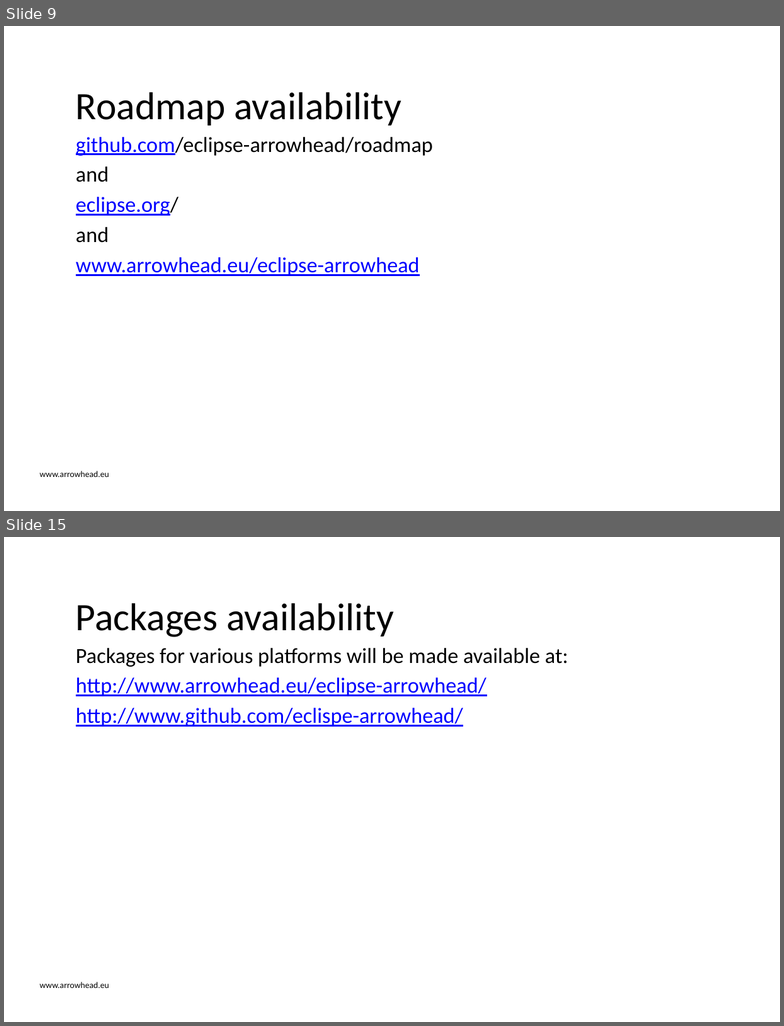
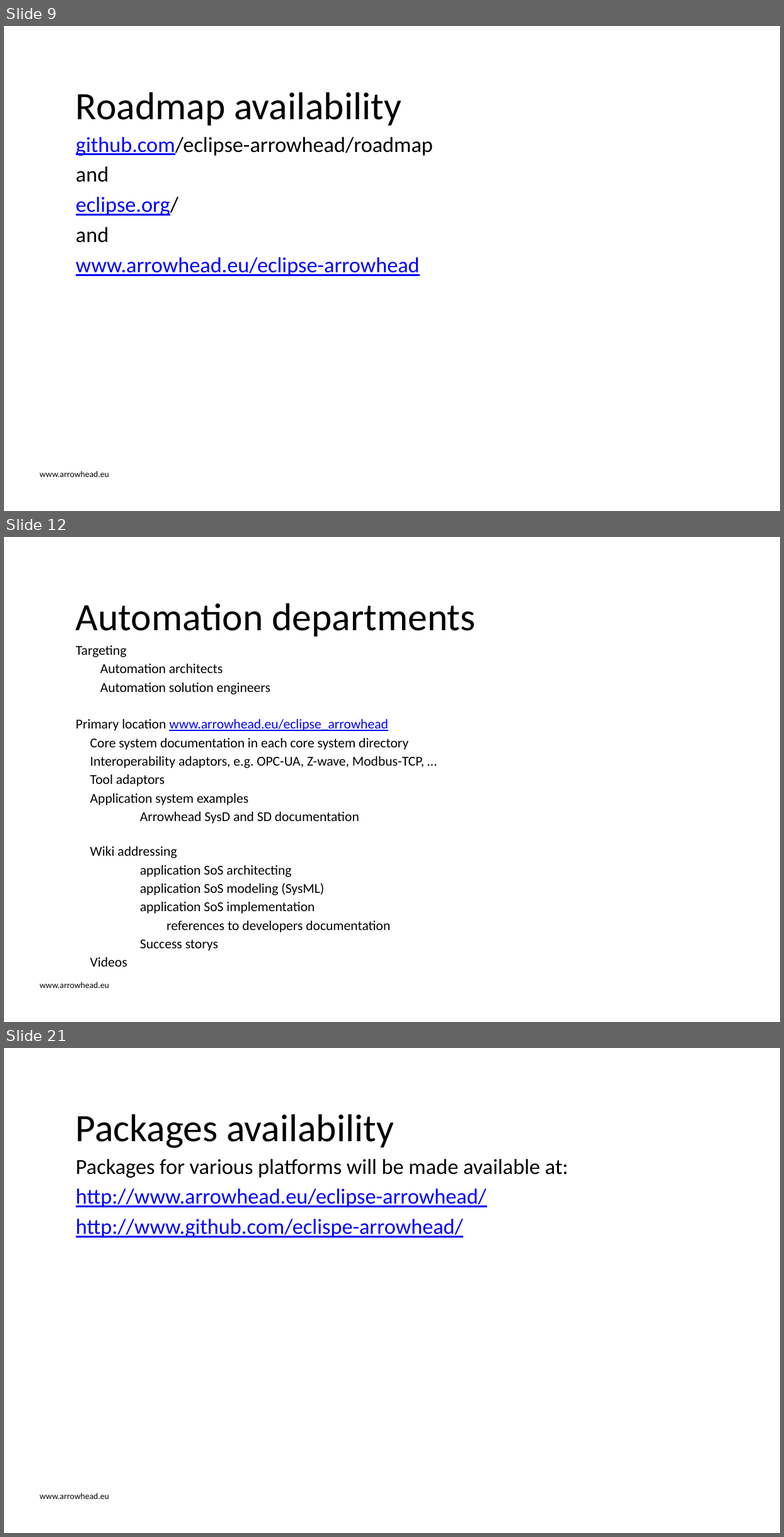
Before and after one commit to eclipse-arrowhead/roadmap, a slide deck: Governanace_strategy/Eclipse_Arrowhead_Roadmap_organisation.pptx. Shown one above the other, each under a label of ours: slides 9 and 15 before the commit, slides 9, 12 and 21 after it; the slides between them are not shown. The pictures are 784x1026 and 784x1537 pixels, drawn with LibreOffice and Linux fonts; fonts in the diff are those of the drawing; background and template pictures are left out. Boxes give left, top, right and bottom in pixels: in the first picture for what was removed or moved away, otherwise in the second. Text is boxed around its words. In the diff, an @@ line names an element or a change of style, - is before the commit and + after.

Commit message:
Roadmap WG MoM 210609
Including Documentation strategy in the Roadmap governance document

```diff
--- a/Governanace_strategy/Eclipse_Arrowhead_Roadmap_organisation.pptx
+++ b/Governanace_strategy/Eclipse_Arrowhead_Roadmap_organisation.pptx
@@ slide 12 added at bbox=[4, 537, 780, 1022], background #FFFFFF; not listed: 1 template element that a slide beside it also shows @@
@@ title added at bbox=[76, 603, 475, 637], 36 pt, text #000000 @@
+Automation departments
@@ text added at bbox=[76, 645, 424, 967], 12.6 pt, text #000000 @@
+Targeting
+  Automation architects
+  Automation solution engineers
+Primary location www.arrowhead.eu/eclipse_arrowhead
+  Core system documentation in each core system directory
+  Interoperability adaptors, e.g. OPC-UA, Z-wave, Modbus-TCP, …
+  Tool adaptors
+  Application system examples
+    Arrowhead SysD and SD documentation
+  Wiki addressing
+    application SoS architecting
+    application SoS modeling (SysML)
+    application SoS implementation
+      references to developers documentation
+    Success storys
+  Videos
@@ what was slide 15 is now slide 21 @@
```
Also in this commit, not shown: 7 slides changed, 5 other slides added, 6 other files.
